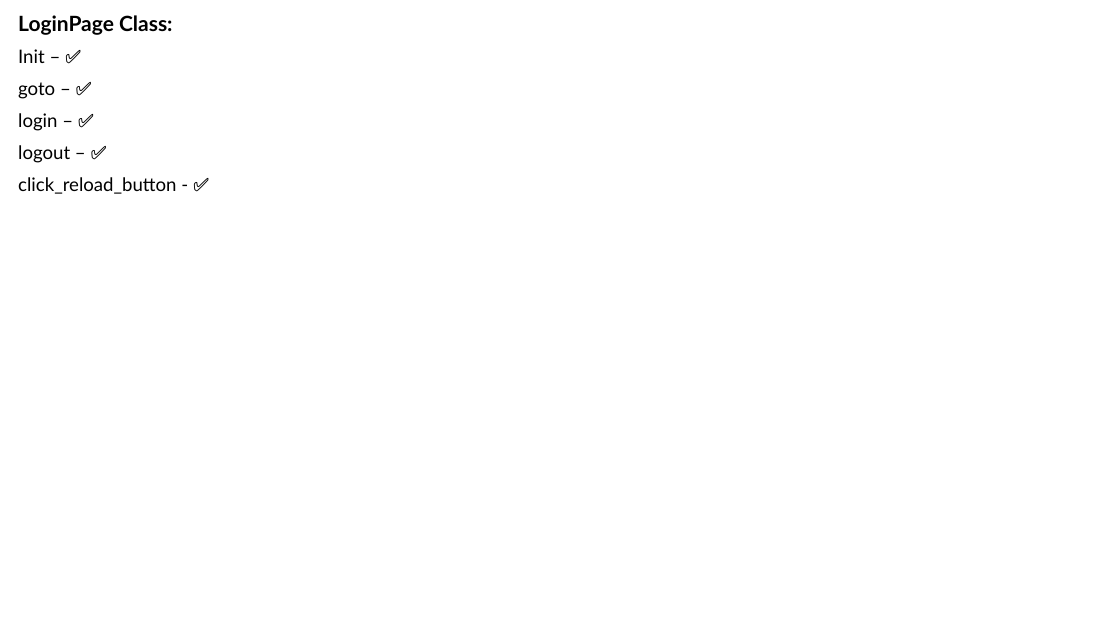
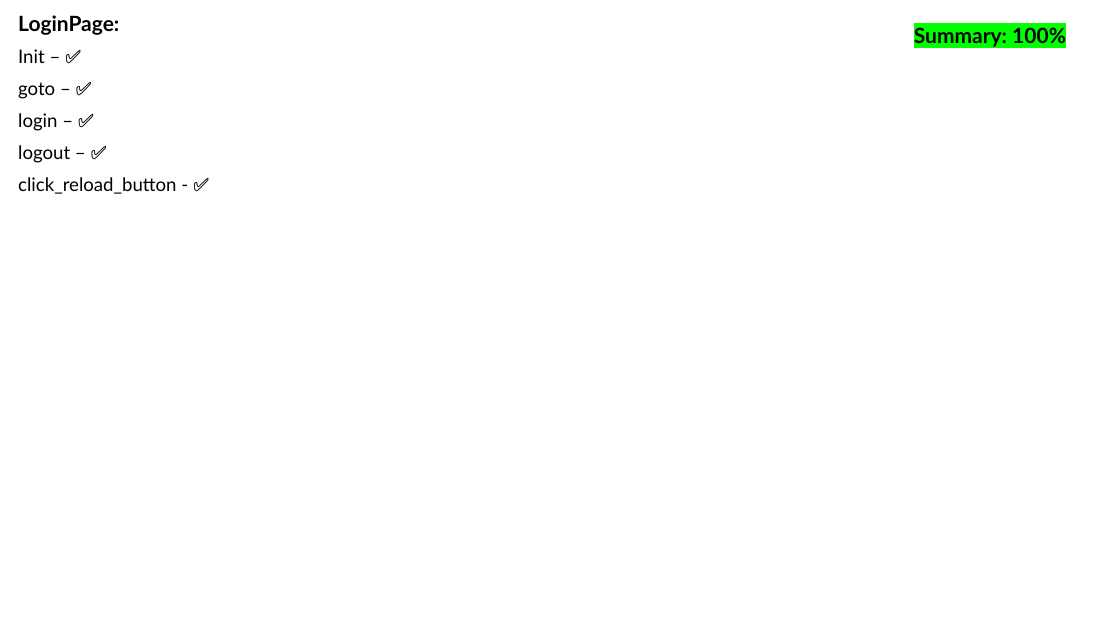
Before and after one commit to Yuval10Dahan/LightWatch_WEB, a slide deck: slide 2 of Docs/Progress_Check_Box.pptx (slide 1 before the commit). Drawn at 1120x630 pixels with LibreOffice and Linux fonts; fonts in the diff are those of the drawing. Boxes give left, top, right and bottom in pixels: in the first picture for what was removed or moved away, otherwise in the second. Text is boxed around its words. In the diff, an @@ line names an element or a change of style, - is before the commit and + after.

```diff
--- a/Docs/Progress_Check_Box.pptx
+++ b/Docs/Progress_Check_Box.pptx
@@ subtitle at (x1=18, y1=15, x2=119, y2=35): text changed @@
-LoginPage Class:
+LoginPage:
@@ text added at (x1=914, y1=27, x2=1066, y2=47), 18 pt, text #000000, bold @@
+Summary: 100%
```
Also in this commit, not shown: 12 other slides changed, 15 slides added, 15 other files.
